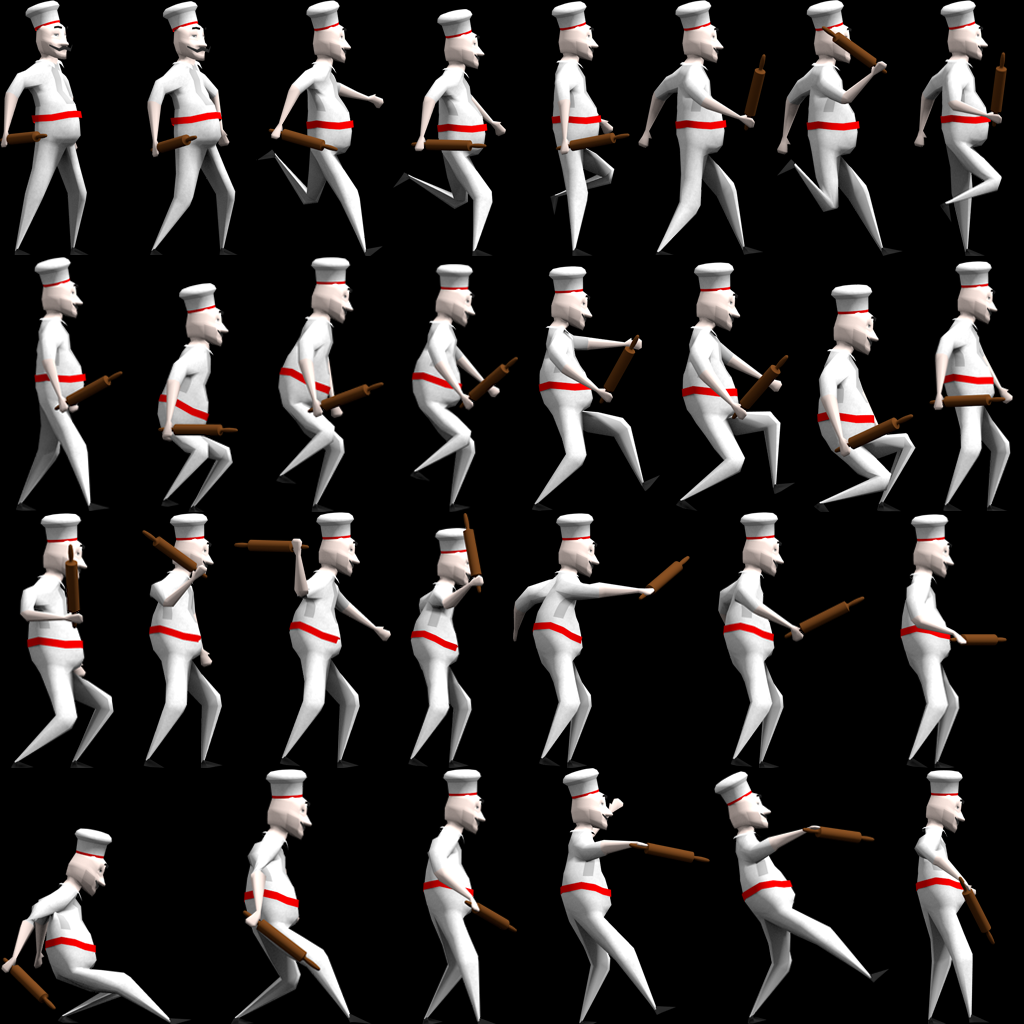
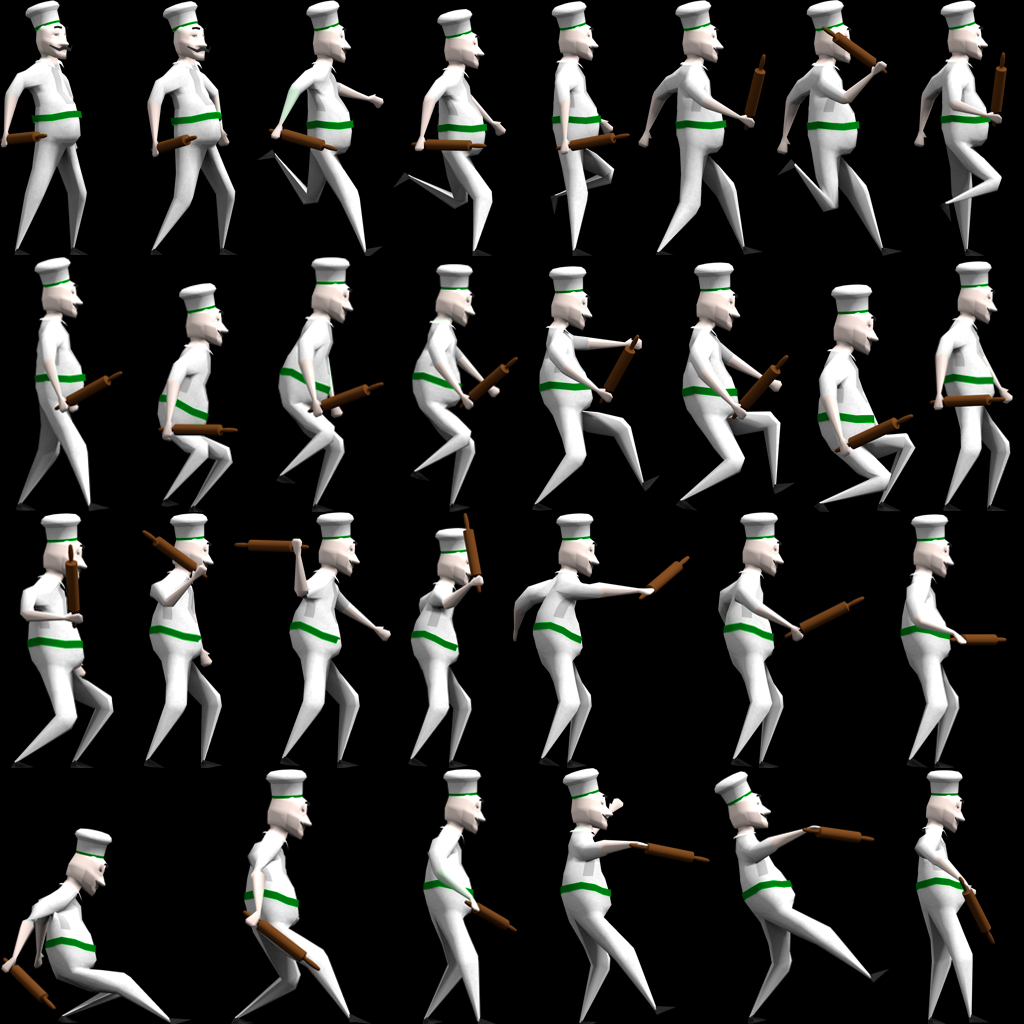
Layered file, before and after one edit (1024 x 1024). Changes by layer:
showed "Layer 20" over [left=4, top=19, right=998, bottom=966]
